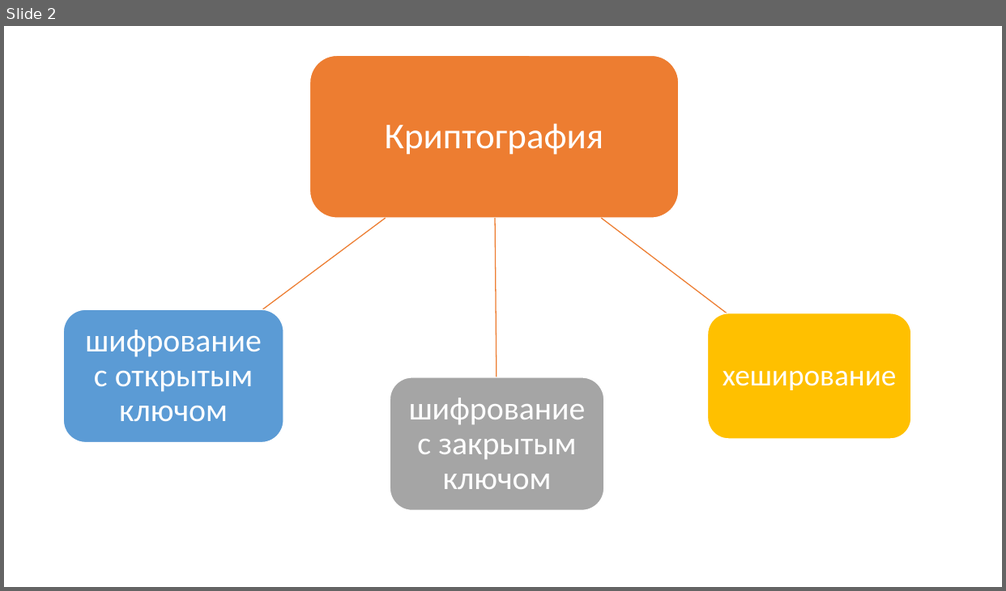
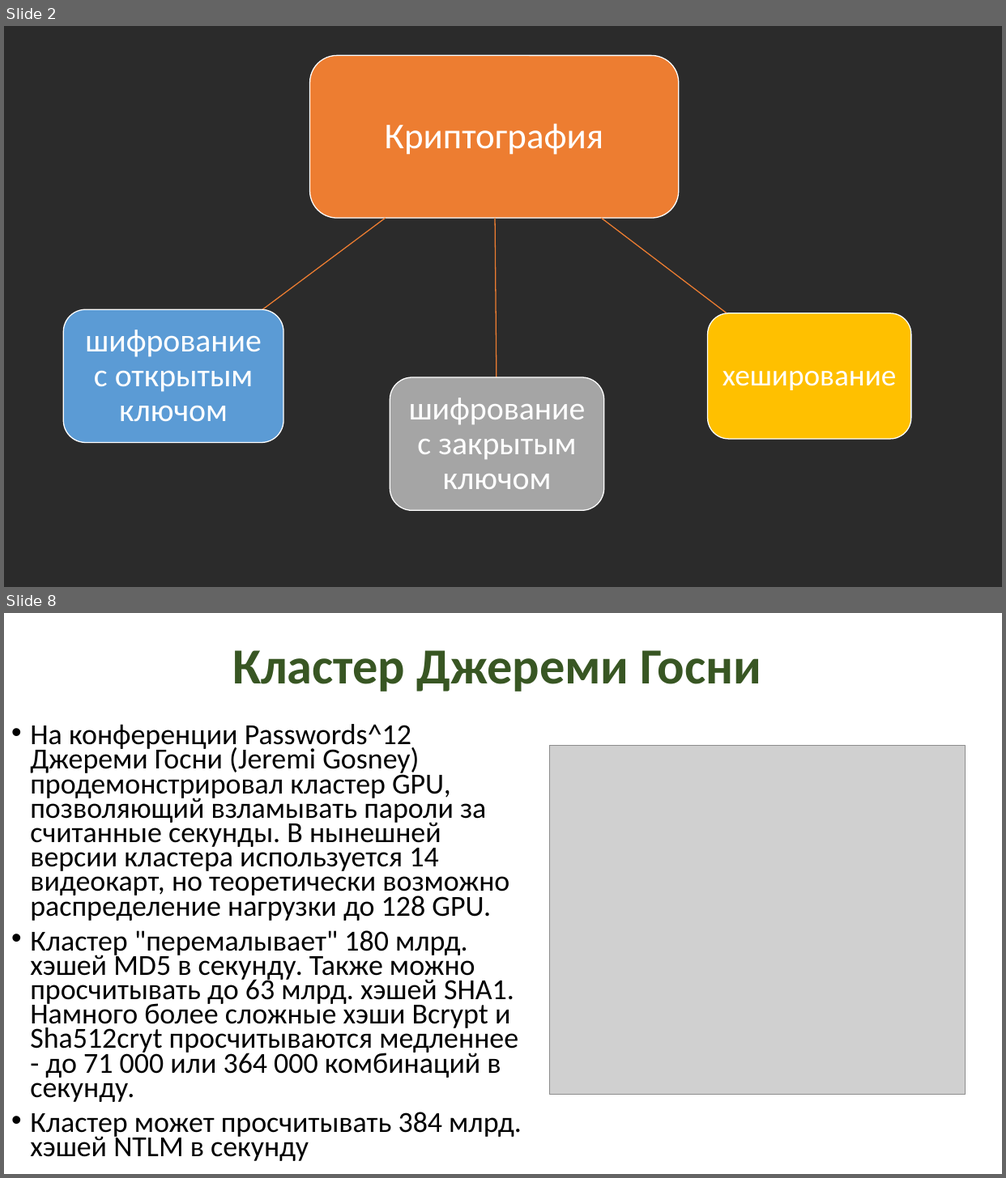
Before and after one commit to MamonovaMaria/Criptography, a slide deck: Взломы с GPU/Атаки с GPU.pptx. Shown one above the other, each under a label of ours: slide 2 before the commit, slides 2 and 8 after it; the slides between them are not shown. The pictures are 1006x591 and 1006x1178 pixels, drawn with LibreOffice and Linux fonts; fonts in the diff are those of the drawing; grey boxes stand for pictures; background and template pictures are left out; a plain dark background stands for a picture behind light text. Boxes give left, top, right and bottom in pixels: in the first picture for what was removed or moved away, otherwise in the second. Text is boxed around its words. In the diff, an @@ line names an element or a change of style, - is before the commit and + after.

```diff
--- a/Взломы с GPU/Атаки с GPU.pptx
+++ b/Взломы с GPU/Атаки с GPU.pptx
@@ slide 8 added at [4, 613, 1002, 1174], background picture (left out) @@
@@ title added at [232, 650, 761, 692], 48.6 pt, text #385723, bold @@
+Кластер Джереми Госни
@@ text added at [30, 724, 522, 1161], 28 pt, text #000000 @@
+• На конференции Passwords^12 Джереми Госни (Jeremi Gosney) продемонстрировал кластер GPU, позволяющий взламывать пароли за считанные секунды. В нынешней версии кластера используется 14 видеокарт, но теоретически возможно распределение нагрузки до 128 GPU.
+• Кластер "перемалывает" 180 млрд. хэшей MD5 в секунду. Также можно просчитывать до 63 млрд. хэшей SHA1. Намного более сложные хэши Bcrypt и Sha512cryt просчитываются медленнее - до 71 000 или 364 000 комбинаций в секунду.
+• Кластер может просчитывать 384 млрд. хэшей NTLM в секунду
@@ picture added at [550, 746, 965, 1095] @@
@@ slide 2 changed as well @@
@@ background #FFFFFF to picture (left out) @@
```
Also in this commit, not shown: 1 other slide changed, 17 other slides added, 9 slides removed, 4 other files.
